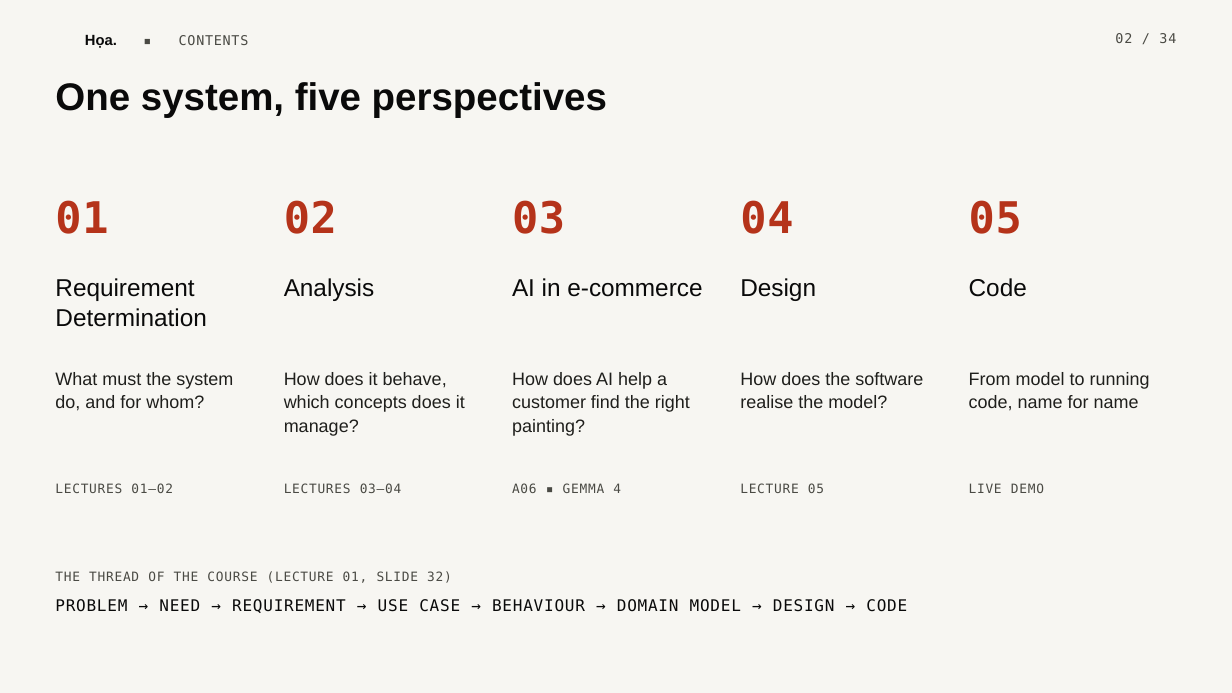
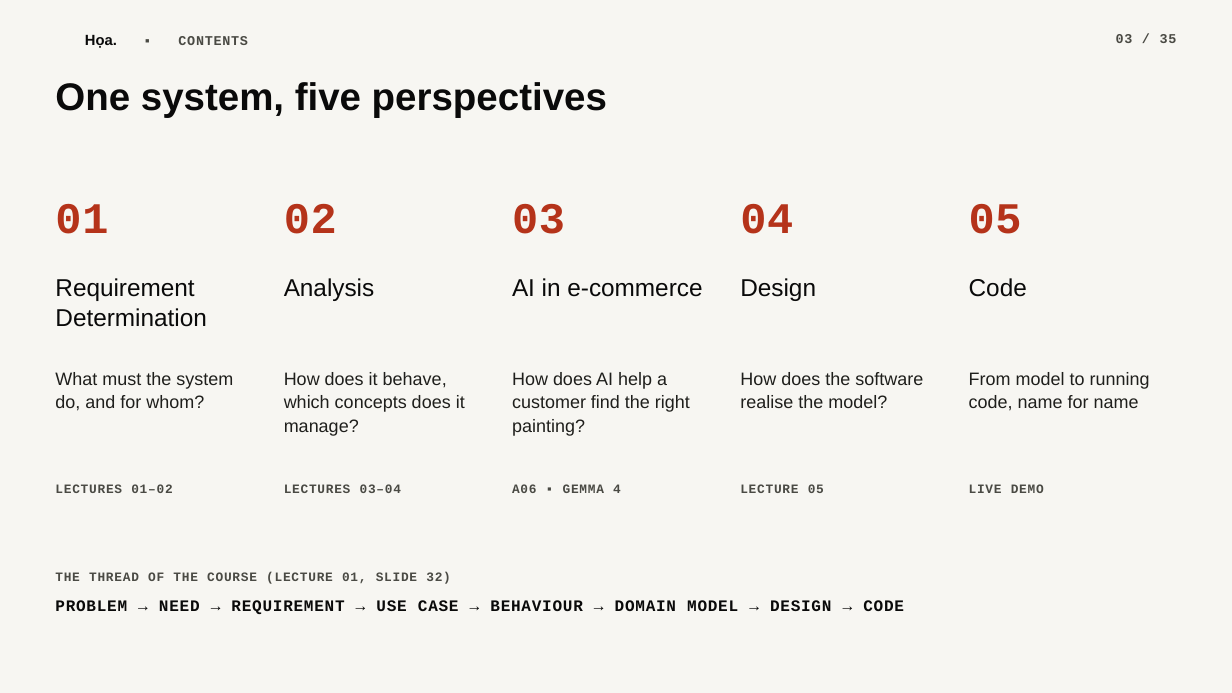
Before and after one commit to scalliontor/Hoa, a slide deck: slide 3 of slides/thuyettrinh_Hoa.pptx (slide 2 before the commit). Drawn at 1232x693 pixels with LibreOffice and Linux fonts; fonts in the diff are those of the drawing; background and template pictures are left out. Boxes give left, top, right and bottom in pixels: in the first picture for what was removed or moved away, otherwise in the second. Text is boxed around its words. In the diff, an @@ line names an element or a change of style, - is before the commit and + after.

```diff
--- a/slides/thuyettrinh_Hoa.pptx
+++ b/slides/thuyettrinh_Hoa.pptx
@@ text "Họa. ▪ CONTENTS" at [85, 35, 248, 48]: font DejaVu Sans Mono to Courier New, bold on in "▪ CONTENTS" @@
@@ text at [1116, 34, 1177, 43]: text changed; font DejaVu Sans Mono to Courier New; bold on @@
-02 / 34
+03 / 35
@@ font DejaVu Sans Mono to Courier New in 5 elements at [55, 204, 108, 234], [284, 204, 337, 234], [512, 204, 565, 234], [740, 204, 793, 234], [969, 204, 1022, 234] @@
@@ font DejaVu Sans Mono to Courier New, bold on in 7 elements at [55, 484, 172, 493], [284, 484, 401, 493], [512, 484, 621, 493], [740, 484, 824, 493], [969, 484, 1044, 493], [55, 571, 451, 584], [55, 600, 904, 614] @@
```
Also in this commit, not shown: 33 other slides changed, 1 slide added, 9 other files.
